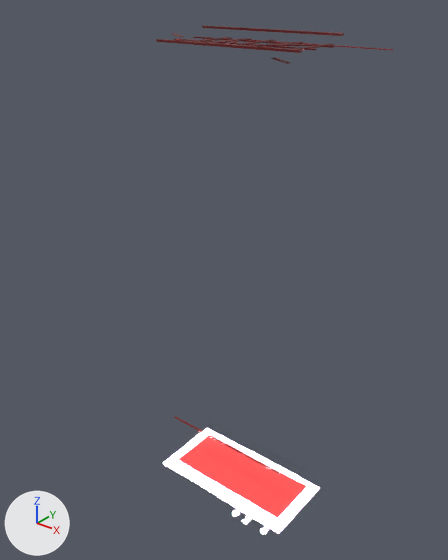
A saved change to the glTF model carte_de_voeu.glb.
Before and after are seen from a 50 mm lens placed at (101.7, -98.0, 130.3), pointed at (14.5, 11.0, 62.8). The lights are fixed; the arrows at lower left show +X, +Y and +Z. Both versions are drawn at frame 88 of the action 'Plane.001Action'; the numbers are the values there.
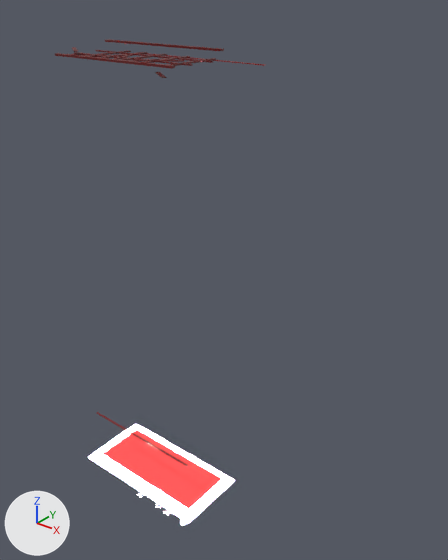
Where the change shows, as pixel boxes (x1, y1, x2, y2) in the pictures (448 x 560 px):
'Plane.020', moved
    before: (177, 434, 307, 519)
    after: (102, 429, 223, 509)
'Plane.022', moved
    before: (163, 428, 319, 533)
    after: (88, 424, 234, 523)
'Plane.002', moved
    before: (156, 39, 302, 53)
    after: (55, 53, 175, 69)
'Plane.003', moved
    before: (202, 26, 344, 36)
    after: (105, 39, 224, 51)
'Plane.001', moved
    before: (174, 416, 280, 474)
    after: (97, 412, 188, 466)
'Plane.005', moved
    before: (193, 36, 334, 48)
    after: (96, 50, 213, 63)
'Plane.006', moved
    before: (174, 38, 317, 50)
    after: (74, 52, 193, 66)
'Plane.021', moved
    before: (254, 40, 393, 50)
    after: (146, 53, 266, 66)
'Plane.011', moved
    before: (294, 43, 333, 50)
    after: (167, 58, 216, 66)
'Plane.004', moved
    before: (232, 40, 275, 45)
    after: (118, 54, 167, 60)
'Plane.018', moved
    before: (259, 44, 307, 46)
    after: (140, 60, 184, 62)
'Plane.007', moved
    before: (203, 38, 251, 46)
    after: (99, 52, 147, 58)
'Plane.008', moved
    before: (192, 37, 232, 42)
    after: (83, 51, 131, 56)
'Plane.009', moved
    before: (261, 42, 303, 47)
    after: (144, 56, 190, 63)
'Plane.019', moved
    before: (271, 58, 290, 64)
    after: (155, 72, 167, 78)
'Plane.012', moved
    before: (225, 40, 240, 44)
    after: (113, 54, 134, 59)
'Text.003', moved
    before: (260, 528, 268, 534)
    after: (180, 520, 186, 525)
'Text.002', moved
    before: (242, 517, 251, 524)
    after: (164, 511, 172, 516)
'Plane.013', moved
    before: (198, 40, 225, 43)
    after: (90, 54, 121, 57)
'Plane.014', moved
    before: (245, 43, 283, 47)
    after: (127, 58, 167, 62)
'Plane.016', moved
    before: (172, 33, 184, 37)
    after: (72, 47, 78, 52)
'Text.001', moved
    before: (232, 510, 239, 516)
    after: (156, 503, 162, 508)
'Text', moved (not visible before)
    after: (137, 493, 144, 498)

Edits to the bpy script that builds the scene:
```text
Change ob_text:
    add ob_text.parent = ob_empty_003
    ob_text.location: (11.77, 7.899, -2.194) -> (-9.636, -1.079, -15.57)
Change ob_text_001:
    add ob_text_001.parent = ob_empty_003
    ob_text_001.location: (19.43, 7.954, -10.67) -> (-1.978, -1.025, -15.58)
Change ob_text_002:
    add ob_text_002.parent = ob_empty_003
    ob_text_002.location: (23.41, 7.846, -10.67) -> (1.996, -1.133, -15.58)
Change ob_text_003:
    add ob_text_003.parent = ob_empty_003
    ob_text_003.location: (29.67, 7.788, -10.67) -> (8.256, -1.19, -15.58)
Change ob_plane_001:
    add ob_plane_001.parent = ob_empty_003
    ob_plane_001.location: (21.56, 2.321, 20.38) -> (0.149, -6.657, 15.48)
Change ob_plane_002:
    add ob_plane_002.parent = ob_empty_003
    ob_plane_002.location: (21.56, 2.077, 118.5) -> (0.149, -6.901, 113.6)
Change ob_plane_003:
    add ob_plane_003.parent = ob_empty_003
    ob_plane_003.location: (21.56, 16.88, 120.4) -> (0.149, 7.905, 115.5)
Change ob_plane_004:
    add ob_plane_004.parent = ob_empty_003
    ob_plane_004.location: (21.56, 7.268, 118.5) -> (0.149, -1.71, 113.6)
Change ob_plane_005:
    add ob_plane_005.parent = ob_empty_003
    ob_plane_005.location: (21.56, 13.63, 118.5) -> (0.149, 4.656, 113.6)
Change ob_plane_006:
    add ob_plane_006.parent = ob_empty_003
    ob_plane_006.location: (21.56, 7.268, 118.5) -> (0.149, -1.71, 113.6)
Change ob_plane_007:
    add ob_plane_007.parent = ob_empty_003
    ob_plane_007.location: (15.42, 7.268, 118.5) -> (-5.988, -1.71, 113.6)
Change ob_plane_008:
    ob_plane_008.location: (10.11, 7.268, 118.5) -> (-11.3, -1.71, 113.6)
Change ob_plane_009:
    ob_plane_009.location: (28.19, 7.268, 118.5) -> (6.782, -1.71, 113.6)
Change ob_plane_011:
    add ob_plane_011.parent = ob_empty_003
    ob_plane_011.location: (35.45, 7.268, 118.5) -> (14.04, -1.71, 113.6)
Change ob_plane_012:
    ob_plane_012.location: (18.43, 6.076, 118.5) -> (-2.978, -2.902, 113.6)
Change ob_plane_013:
    ob_plane_013.location: (12.23, 6.246, 118.5) -> (-9.178, -2.732, 113.6)
Change ob_plane_014:
    add ob_plane_014.parent = ob_empty_003
    ob_plane_014.location: (25.01, 6.246, 118.5) -> (3.601, -2.732, 113.6)
Change ob_plane_016:
    ob_plane_016.location: (6.776, 6.269, 119.7) -> (-14.64, -2.709, 114.8)
Change ob_plane_018:
    ob_plane_018.location: (31.74, 5.117, 119.1) -> (10.33, -3.861, 114.2)
Change ob_plane_019:
    add ob_plane_019.parent = ob_empty_003
    ob_plane_019.location: (32.74, 6.269, 116.5) -> (11.33, -2.709, 111.6)
Change ob_plane_020:
    add ob_plane_020.parent = ob_empty_003
    ob_plane_020.location: (21.54, 9.699, 5.18) -> (0.128, 0.721, 0.275)
Change ob_plane_021:
    add ob_plane_021.parent = ob_empty_003
    ob_plane_021.location: (32.09, 17.19, 118.4) -> (10.68, 8.208, 113.5)
Change ob_plane_022:
    add ob_plane_022.parent = ob_empty_003
    ob_plane_022.location: (49.26, 7.583, 2.431) -> (27.85, -1.395, -2.474)
Add ob_empty_003:
    ob_empty_003 = bpy.data.objects.new('Empty.003', None)
    ob_empty_003.location = (-0.766, -0.5, 1.456)
```
